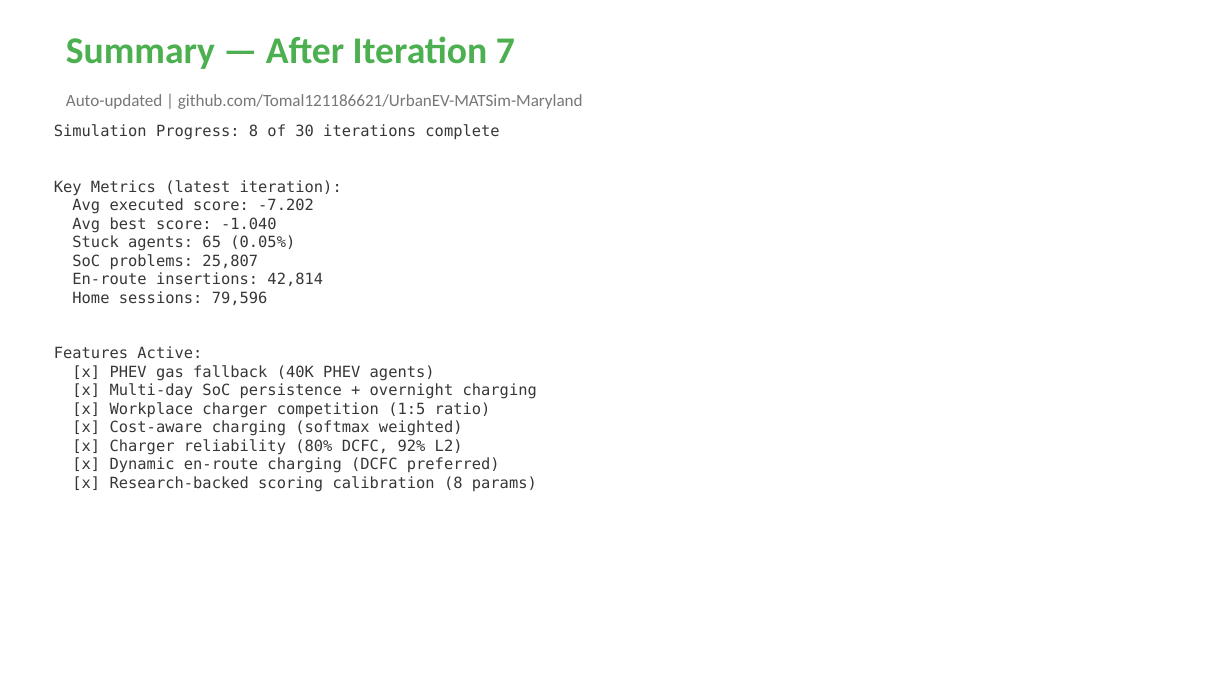
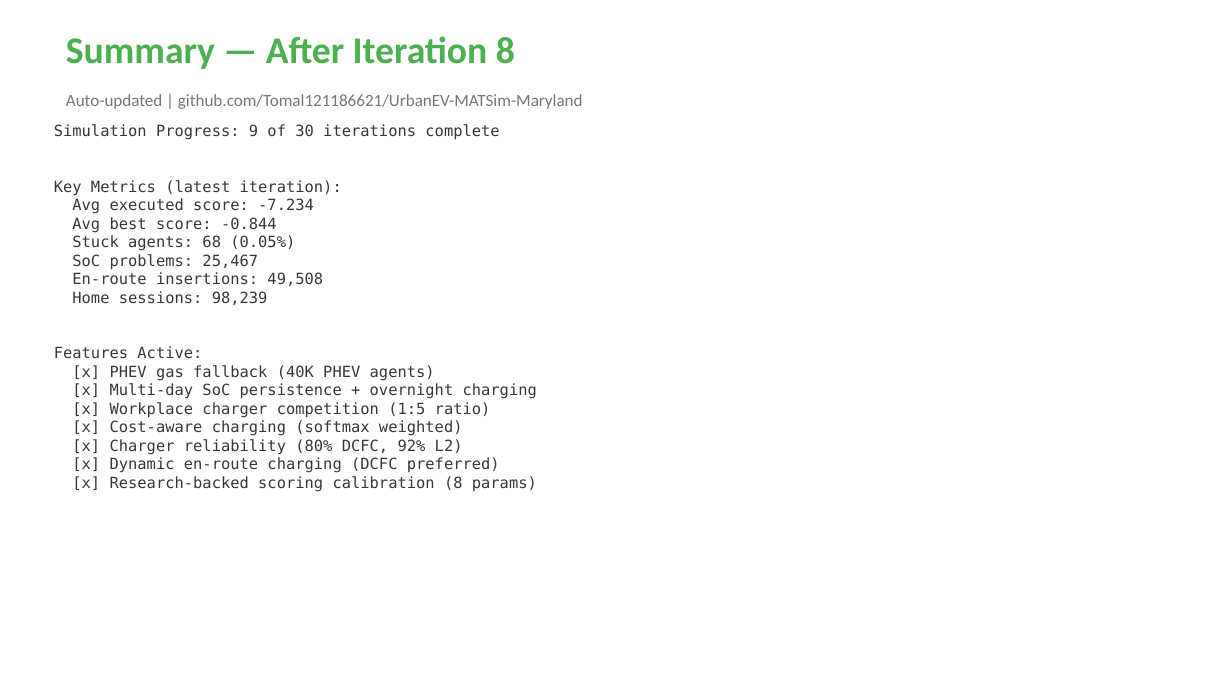
Before and after one commit to Tomal121186621/UrbanEV-MATSim-Maryland, a slide deck: slide 7 of UrbanEV_Results.pptx. Drawn at 1232x693 pixels with LibreOffice and Linux fonts; fonts in the diff are those of the drawing. Boxes give left, top, right and bottom in pixels: in the first picture for what was removed or moved away, otherwise in the second. Text is boxed around its words. In the diff, an @@ line names an element or a change of style, - is before the commit and + after.

Commit message:
Auto-update results after iteration 8

```diff
--- a/UrbanEV_Results.pptx
+++ b/UrbanEV_Results.pptx
@@ text at [66, 36, 515, 69]: text changed @@
-Summary — After Iteration 7
+Summary — After Iteration 8
@@ text at [54, 124, 499, 140]: text changed @@
-Simulation Progress: 8 of 30 iterations complete
+Simulation Progress: 9 of 30 iterations complete
@@ text at [72, 198, 323, 305]: text changed @@
-Avg executed score: -7.202
-Avg best score: -1.040
-Stuck agents: 65 (0.05%)
-SoC problems: 25,807
-En-route insertions: 42,814
-Home sessions: 79,596
+Avg executed score: -7.234
+Avg best score: -0.844
+Stuck agents: 68 (0.05%)
+SoC problems: 25,467
+En-route insertions: 49,508
+Home sessions: 98,239
```
Also in this commit, not shown: 6 other slides changed.
